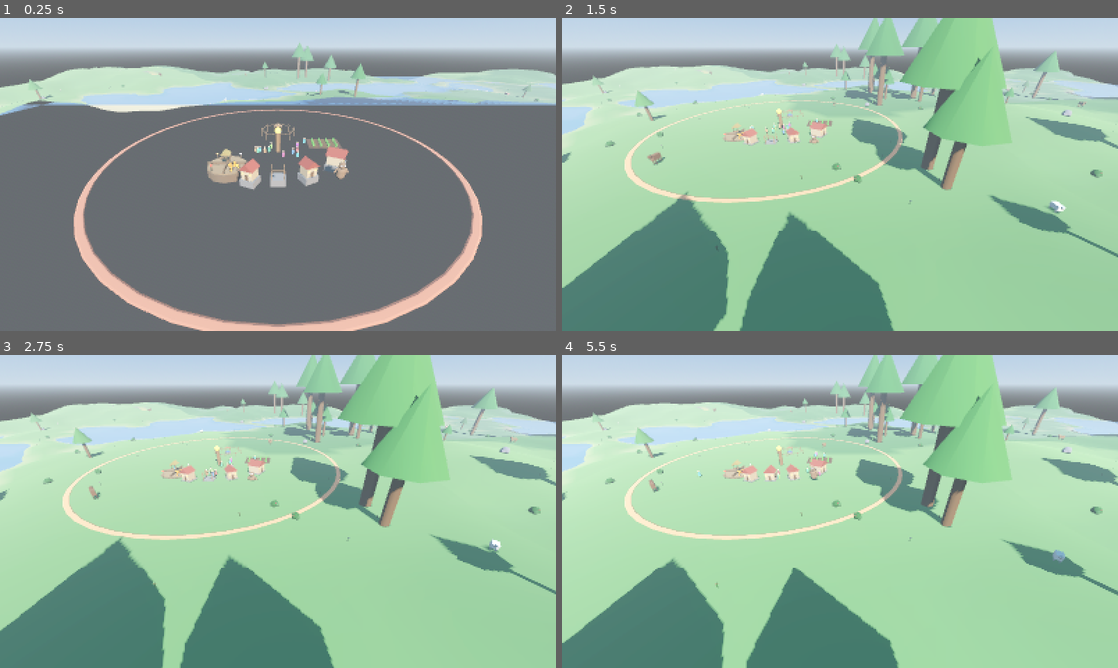
Above: before the commit, frames 1-4 (two rows, left to right).
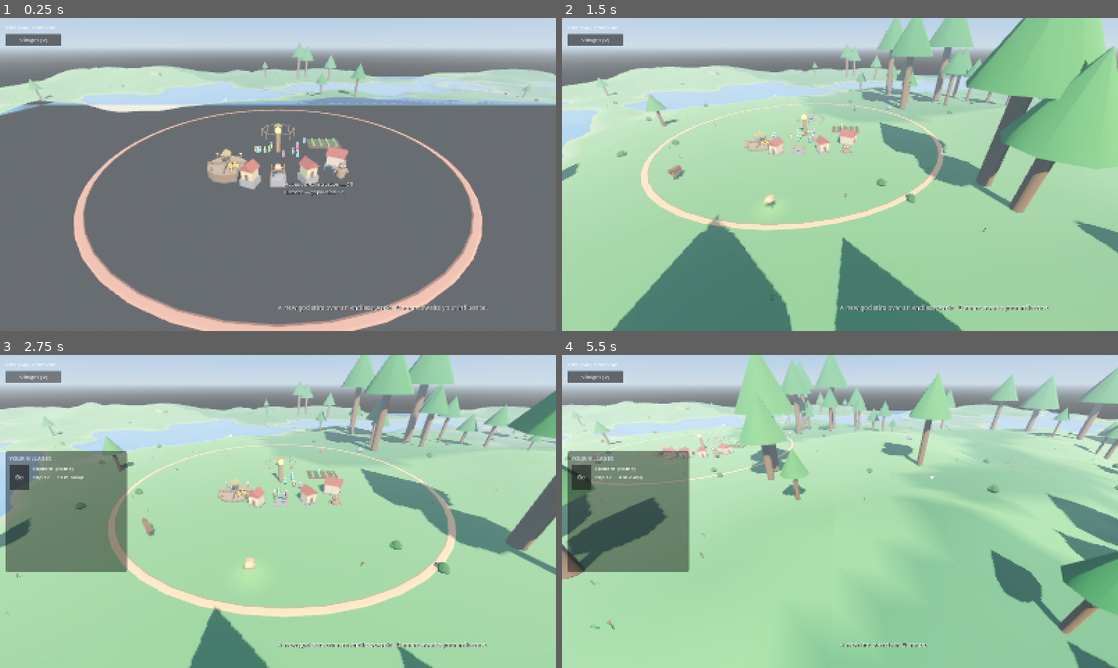
Above: after the commit, the same moments.

Repository: tjloman/tjloman
Game: Godot game, scene res://scenes/main.tscn
The game is run twice, just before and just after one commit, with the same random seed, the same clock (stepped at 60 frames per second) and the same inputs.
Inputs (mouse positions are in pixels of both pictures, inside the frame that each line leads up to):
- Up to frame 1 (0.25 s): no input
- Up to frame 2 (1.5 s): tap Enter at 0.5 s; move the mouse to (962, 158) at 0.52 s; hold Right 0.53-1.25 s; hold S (cam_back) 0.53-1.25 s; click (962, 158) at 0.67 s; drag from (728, 190) to (812, 237) at 1.27 s
- Up to frame 3 (2.75 s): click (33, 376) at 2 s, where only the run after the commit has a clickable "Villages [V]"
- Up to frame 4 (5.5 s): click (578, 477) at 2.75 s, where only the run after the commit has a clickable "Go"; click (578, 477) at 3.5 s, where only the run after the commit has a clickable "Go"; move the mouse to (895, 442) at 4.27 s; hold Right 4.28-5 s; hold A (cam_left) 4.28-5 s; click (895, 442) at 4.42 s; drag from (812, 574) to (673, 464) at 5.02 s

The runs differ from the first frame. In frame 1, 1.0% of the frame differs, in the area x 1-88%, y 2-94%; in frame 2, 38%; in frame 3, 44%; in frame 4, 50%, in the area x 0-100%, y 0-100%.
Error before the commit: Parse Error: Function "_touch_only()" not found in base self. (res://scripts/player/divine_hand.gd:314)

Commit message:
Restore two helpers I deleted, and make the checker catch that class of bug
_touch_only() and _on_something_grabbable() were collateral damage when I
replaced the composition block wholesale. Both restored.

The real fix is in the tooling. check_calls.py only ever resolved calls
made THROUGH a class — ClassName.foo() and (x as ClassName).foo() — so a
bare _helper() on self sailed through it exactly as it sails through
gdparse and gdlint. That is now the second missing-method bug to reach a
run, so it is checked: a call to an underscore-prefixed method that the
script neither declares nor inherits from a project ancestor is an error.
Underscore names only, since those are ours by convention and an
unprefixed bare call could be any of hundreds of engine methods; engine
virtuals are exempted by name.

Verified against a fixture with one real helper and two deleted ones: it
finds both misses and stays quiet about the real one.

Co-Authored-By: Claude Opus 4.8 <noreply@anthropic.com>
Claude-Session: https://claude.ai/code/session_01NqBKfyc5c6bViy6kUi2S7P

Diff:
--- a/scripts/player/divine_hand.gd
+++ b/scripts/player/divine_hand.gd
@@ -593,6 +593,20 @@
 ## going to be reliable under a thumb.
 
 
+## Is the pointer over something the hand would pick up or open? Pressing one
+## of those still grabs it — the session is only ever summoned off bare ground.
+func _on_something_grabbable() -> bool:
+	return is_instance_valid(hover_target) \
+		and (hover_target.is_in_group("pickable") or hover_target is FoodStore)
+
+
+## Only a touchscreen needs the press-and-hold summons; a mouse has a button
+## to spare, and turning a hesitant left-press into a gesture there would be a
+## nasty surprise.
+func _touch_only() -> bool:
+	return DisplayServer.is_touchscreen_available()
+
+
 ## Charging the opening press. Touch only; a mouse has a button for this.
 func _tick_press_charge(delta: float) -> void:
 	if not _charging:
Not shown, changed: README.md
Not shown, changed: tools/check_calls.py
